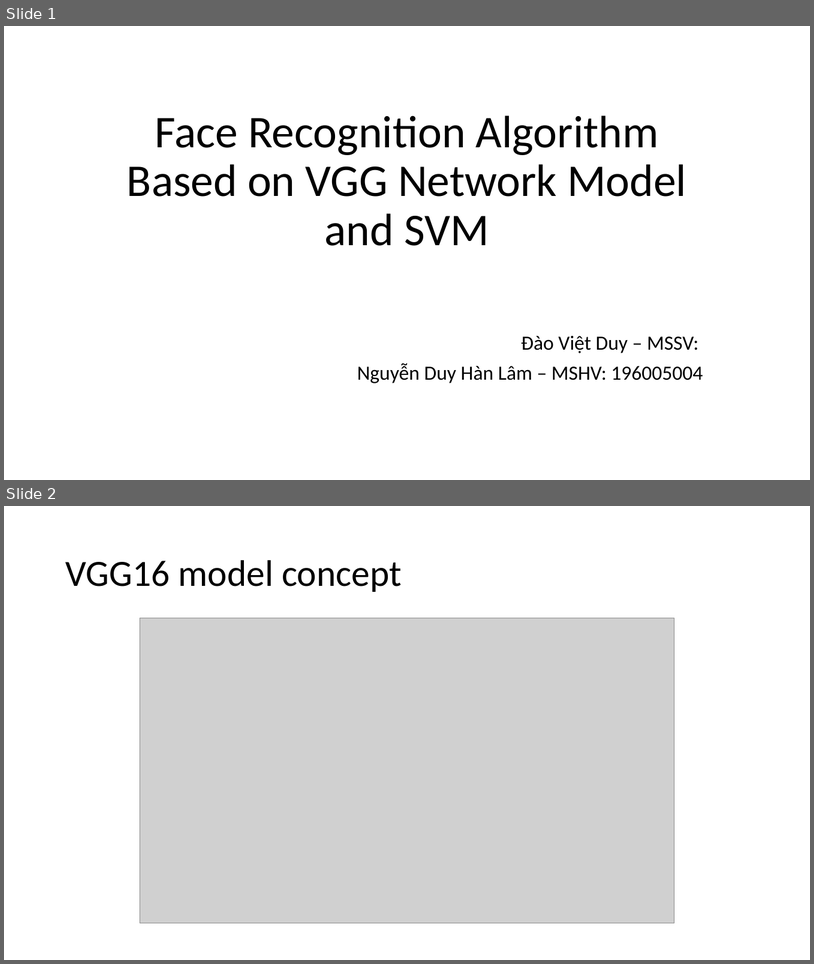
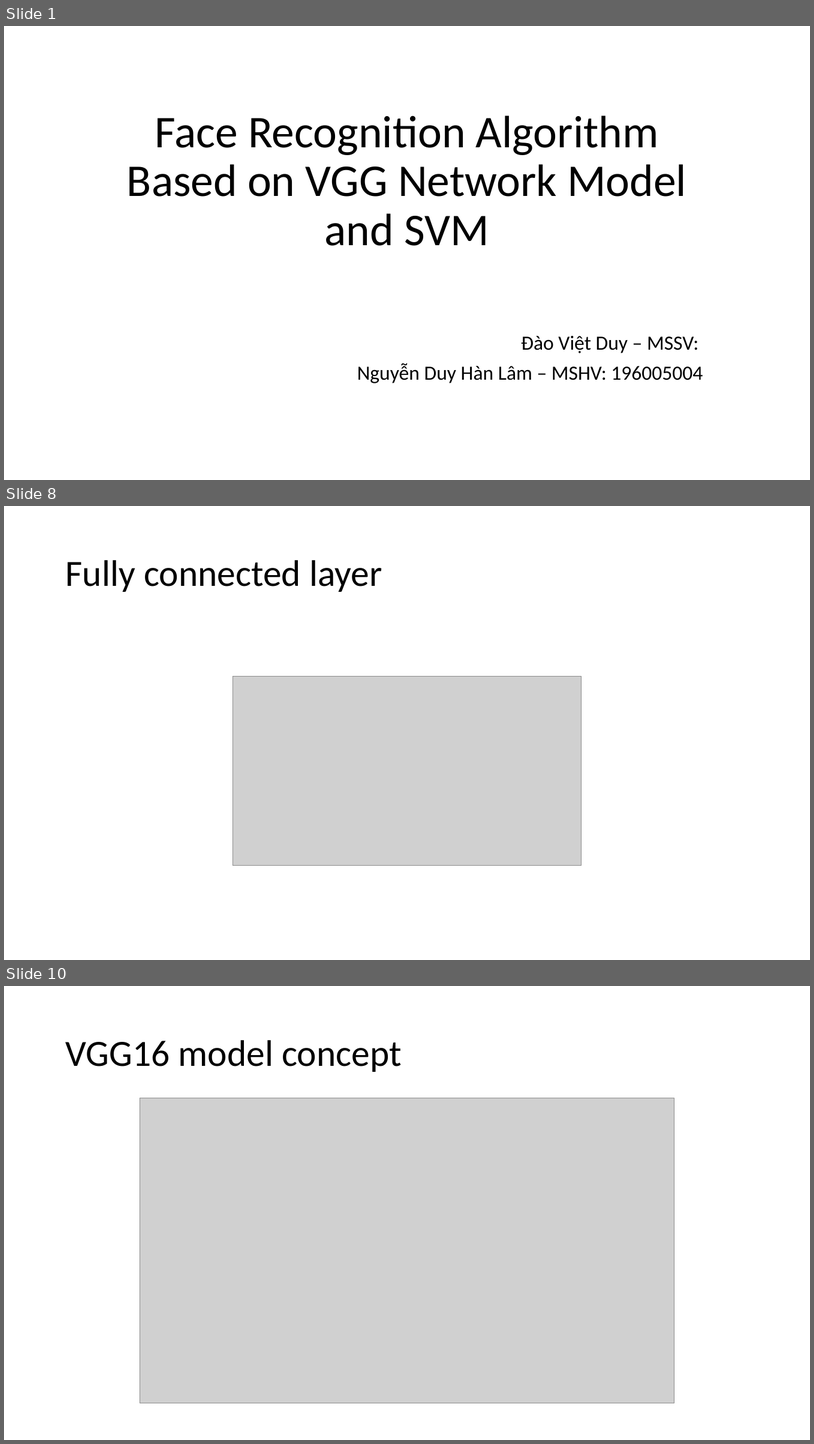
Before and after one commit to nguyenduyhanlam/Computer_vision, a slide deck: Face Recognition Algorithm Based on VGG Network Model.pptx. Shown one above the other, each under a label of ours: slides 1 and 2 before the commit, slides 1, 8 and 10 after it; the slides between them are not shown. The pictures are 814x964 and 814x1444 pixels, drawn with LibreOffice and Linux fonts; fonts in the diff are those of the drawing; grey boxes stand for pictures. Boxes give left, top, right and bottom in pixels: in the first picture for what was removed or moved away, otherwise in the second. Text is boxed around its words. In the diff, an @@ line names an element or a change of style, - is before the commit and + after.

```diff
--- a/Face Recognition Algorithm Based on VGG Network Model.pptx
+++ b/Face Recognition Algorithm Based on VGG Network Model.pptx
@@ slide 8 added at (x1=4, y1=506, x2=810, y2=960), background #FFFFFF @@
@@ title added at (x1=65, y1=560, x2=383, y2=592), 44 pt, text #000000 @@
+Fully connected layer
@@ picture added at (x1=233, y1=676, x2=582, y2=865) @@
@@ what was slide 2 is now slide 10 @@
```
Also in this commit, not shown: 7 other slides added, 1 other file.
